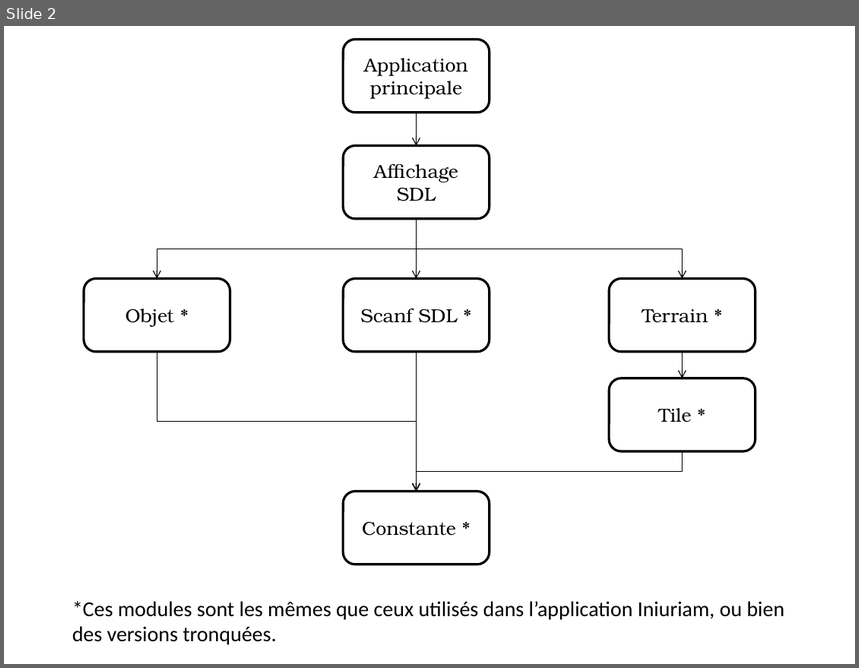
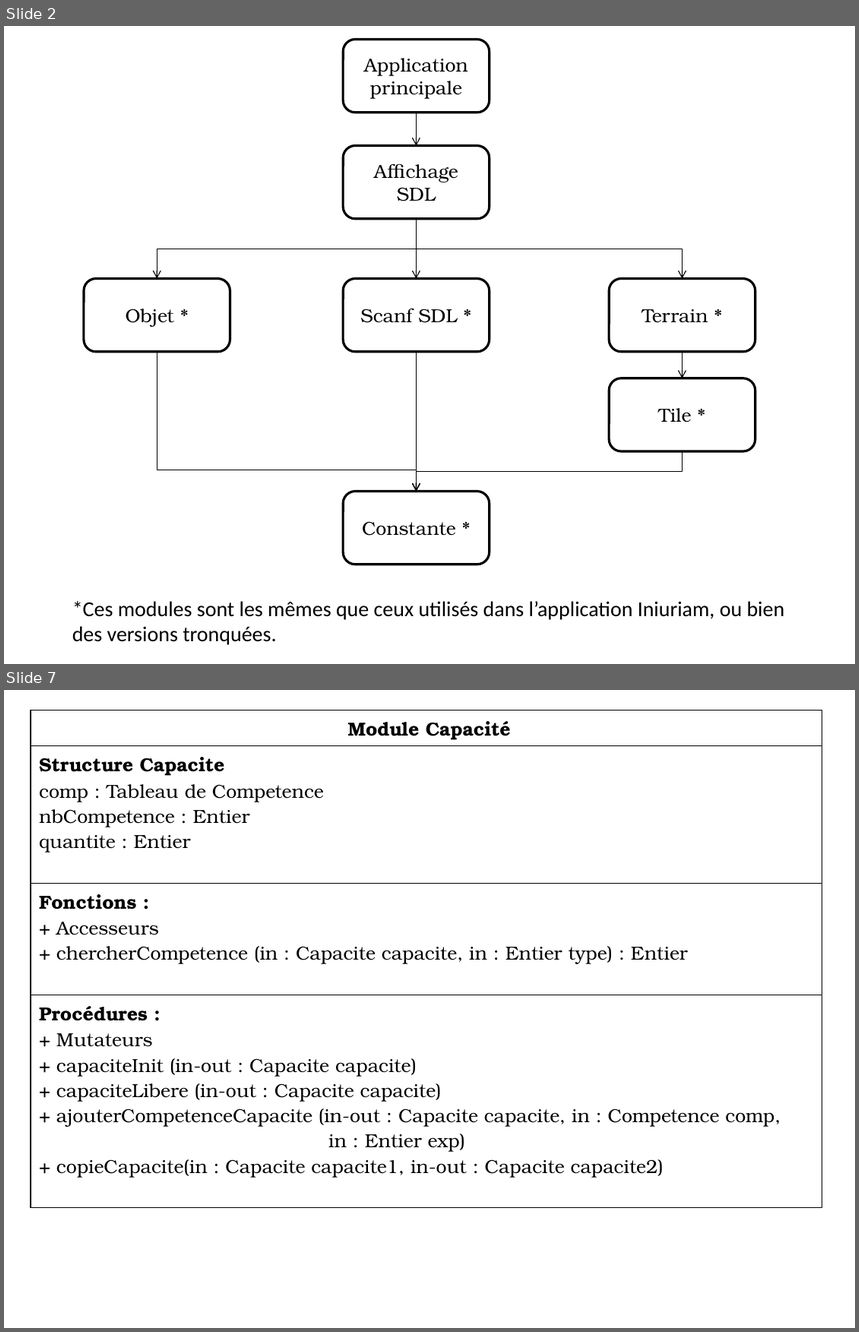
Before and after one commit to Rometach/iniuriam, a slide deck: Modules.pptx. Shown one above the other, each under a label of ours: slide 2 before the commit, slides 2 and 7 after it; the slides between them are not shown. The pictures are 859x668 and 859x1332 pixels, drawn with LibreOffice and Linux fonts; fonts in the diff are those of the drawing. Boxes give left, top, right and bottom in pixels: in the first picture for what was removed or moved away, otherwise in the second. Text is boxed around its words. In the diff, an @@ line names an element or a change of style, - is before the commit and + after.

Commit message:
Le diagramme des Modules !

```diff
--- a/Modules.pptx
+++ b/Modules.pptx
@@ slide 7 added at box(4, 690, 855, 1328), background #FFFFFF @@
@@ table added at box(31, 710, 822, 1180), 4 rows, 1 columns @@
+Module Capacité
+Structure Capacite / comp : Tableau de Competence / nbCompetence : Entier / quantite : Entier
+Fonctions : / + Accesseurs / + chercherCompetence (in : Capacite capacite, in : Entier type) : Entier
+Procédures : / + Mutateurs / + capaciteInit (in-out : Capacite capacite) / + capaciteLibere (in-out : Capacite capacite) / + ajouterCompetenceCapacite (in-out : Capacite capacite, in : Competence comp, / in : Entier exp) / + copieCapacite(in : Capacite capacite1, in-out : Capacite capacite2)
@@ slide 2 changed as well @@
@@ elbow arrow (158, 352) - (416, 492): route changed @@
```
Also in this commit, not shown: 2 other slides changed, 17 other slides added.
